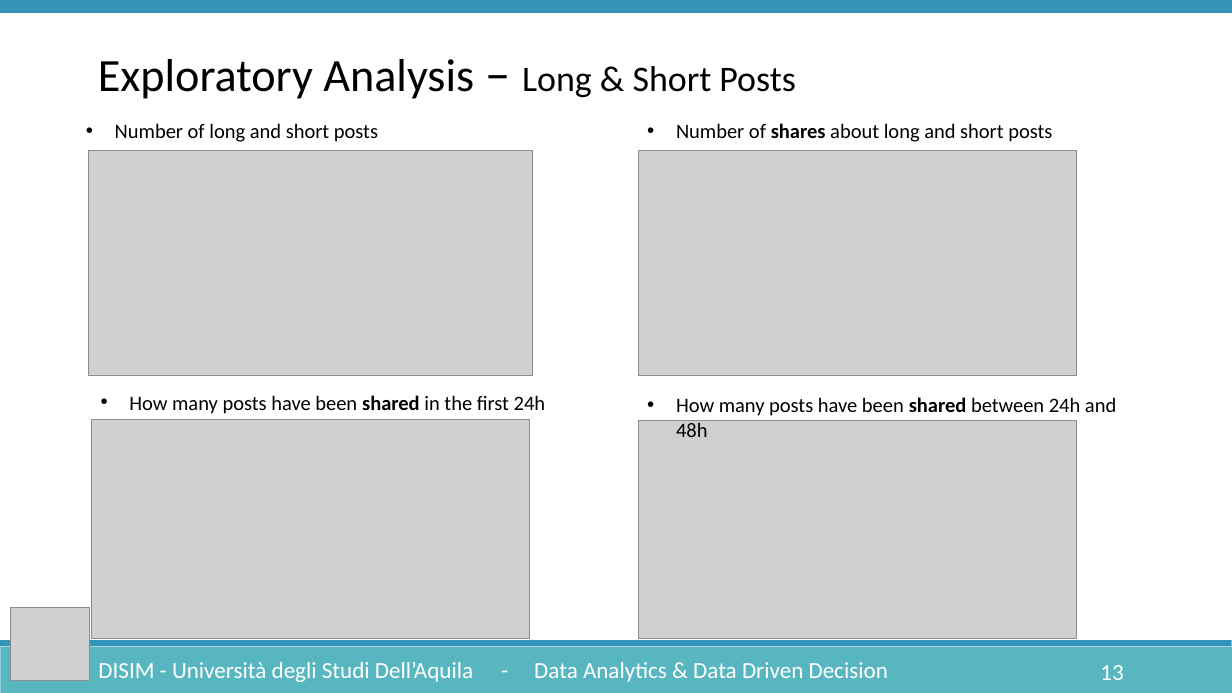
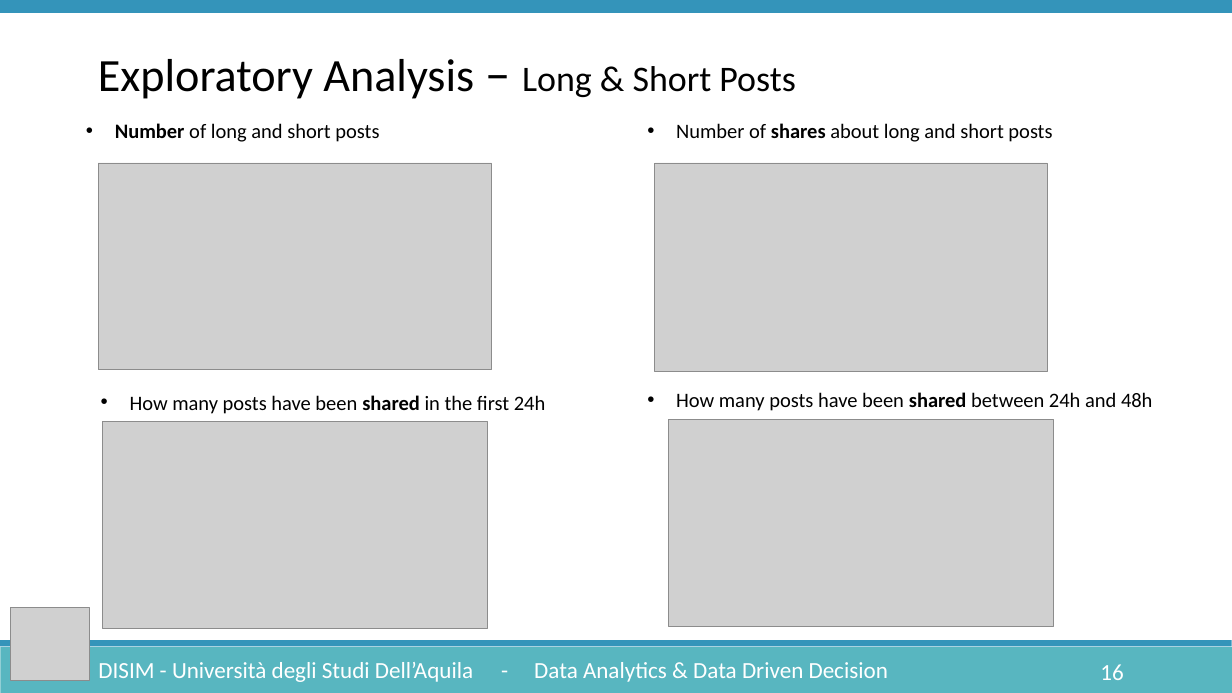
Before and after one commit to Lucgril/Data_Analytics, a slide deck: slide 16 of Documentation/DataAnalytics.pptx (slide 13 before the commit). Drawn at 1232x693 pixels with LibreOffice and Linux fonts; fonts in the diff are those of the drawing; grey boxes stand for pictures. Boxes give left, top, right and bottom in pixels: in the first picture for what was removed or moved away, otherwise in the second. Text is boxed around its words. In the diff, an @@ line names an element or a change of style, - is before the commit and + after.

```diff
--- a/Documentation/DataAnalytics.pptx
+++ b/Documentation/DataAnalytics.pptx
@@ text "Number of long and short ..." at bbox=[115, 123, 379, 142]: bold on in "Number" @@
@@ picture: place and size @@
-picture at bbox=[89, 151, 532, 376]
+picture at bbox=[98, 163, 492, 370]
@@ picture: place and size @@
-picture at bbox=[639, 151, 1077, 376]
+picture at bbox=[655, 163, 1047, 372]
@@ text "How many posts have been ..." rewrapped from bbox=[676, 397, 1116, 416] to bbox=[676, 392, 1152, 411] @@
@@ picture: place and size @@
-picture at bbox=[91, 420, 530, 639]
+picture at bbox=[103, 421, 488, 628]
@@ picture: place and size @@
-picture at bbox=[639, 421, 1077, 639]
+picture at bbox=[669, 420, 1055, 627]
@@ page number at bbox=[1100, 664, 1123, 680]: text changed @@
-13
+16
```
Also in this commit, not shown: 10 other slides changed, 5 slides added, 1 slide removed.
